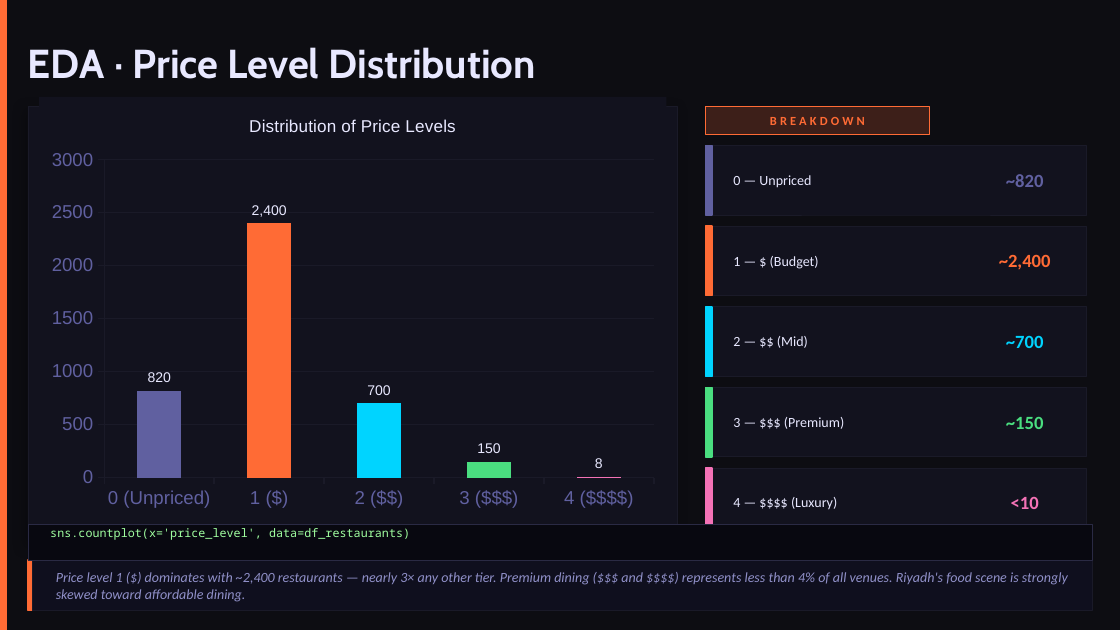
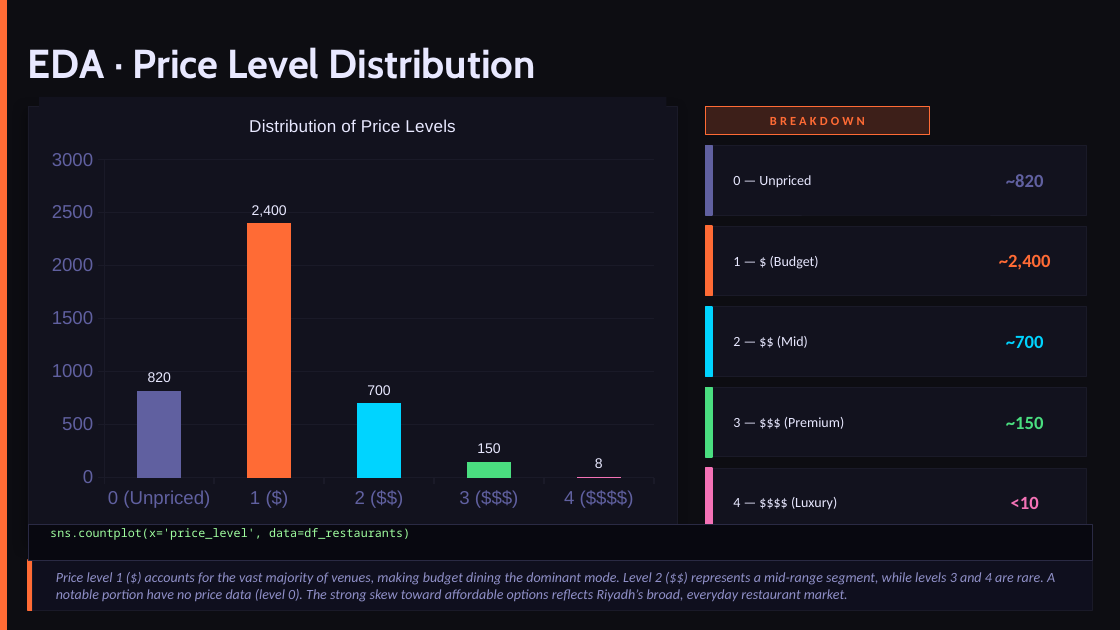
Before and after one commit to AbdulrahmanB-25/EDA_Project, a slide deck: slide 11 of presentation.pptx (slide 5 before the commit). Drawn at 1120x630 pixels with LibreOffice and Linux fonts; fonts in the diff are those of the drawing. Boxes give left, top, right and bottom in pixels: in the first picture for what was removed or moved away, otherwise in the second. Text is boxed around its words. In the diff, an @@ line names an element or a change of style, - is before the commit and + after.

```diff
--- a/presentation.pptx
+++ b/presentation.pptx
@@ text at (x1=56, y1=572, x2=1055, y2=602): text changed @@
-Price level 1 ($) dominates with ~2,400 restaurants — nearly 3× any other tier. Premium dining ($$$ and $$$$) represents less than 4% of all venues. Riyadh's food scene is strongly skewed toward affordable dining.
+Price level 1 ($) accounts for the vast majority of venues, making budget dining the dominant mode. Level 2 ($$) represents a mid-range segment, while levels 3 and 4 are rare. A notable portion have no price data (level 0). The strong skew toward affordable options reflects Riyadh’s broad, everyday restaurant market.
```
Also in this commit, not shown: 16 other slides changed, 7 slides added, 1 slide removed.
